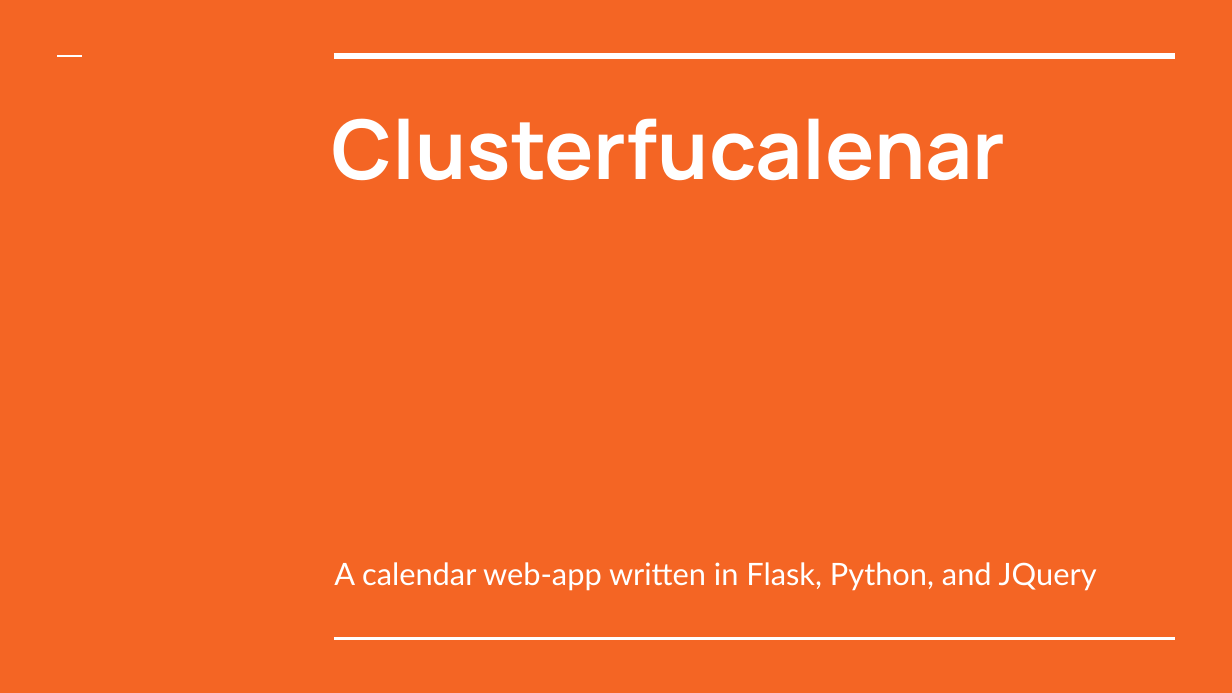
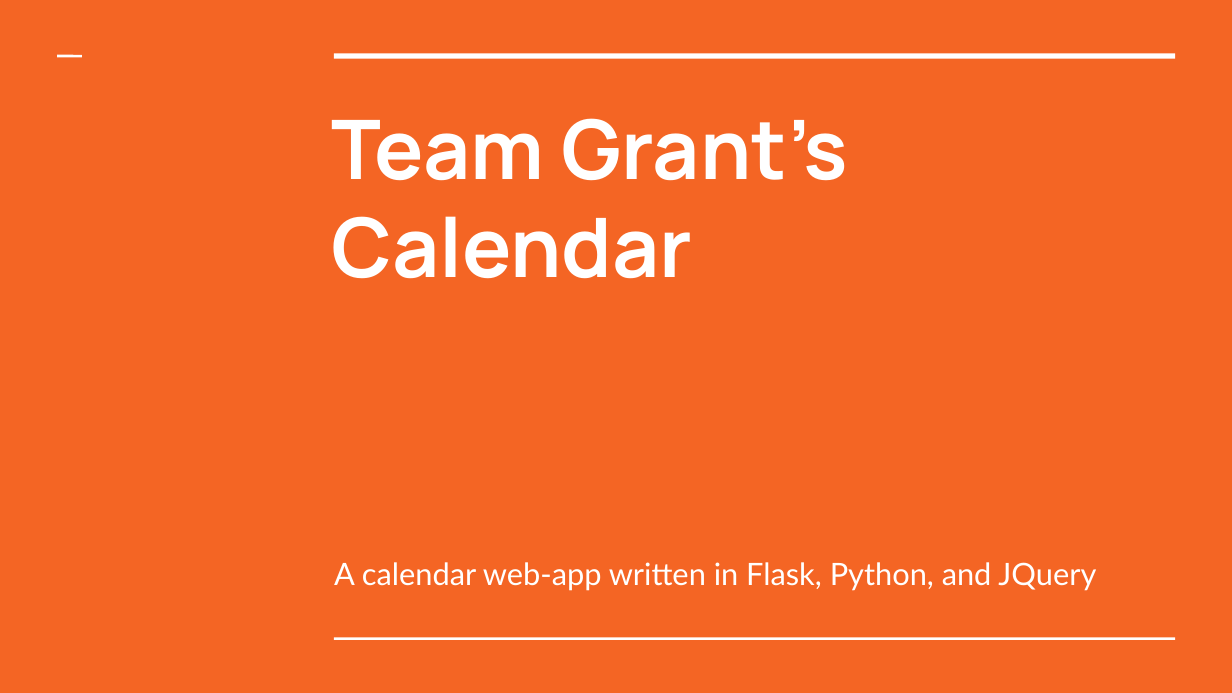
Before and after one commit to SLongofono/448_Project1, a slide deck: slide 1 of 448_Project1_Present.pptx. Drawn at 1232x693 pixels with LibreOffice and Linux fonts; fonts in the diff are those of the drawing. Boxes give left, top, right and bottom in pixels: in the first picture for what was removed or moved away, otherwise in the second. Text is boxed around its words. In the diff, an @@ line names an element or a change of style, - is before the commit and + after.

Commit message:
updated ppt

```diff
--- a/448_Project1_Present.pptx
+++ b/448_Project1_Present.pptx
@@ text at [332,118,848,279]: text changed @@
-Clusterfucalenar
+Team Grant’s Calendar
```
Also in this commit, not shown: 11 other slides changed.
